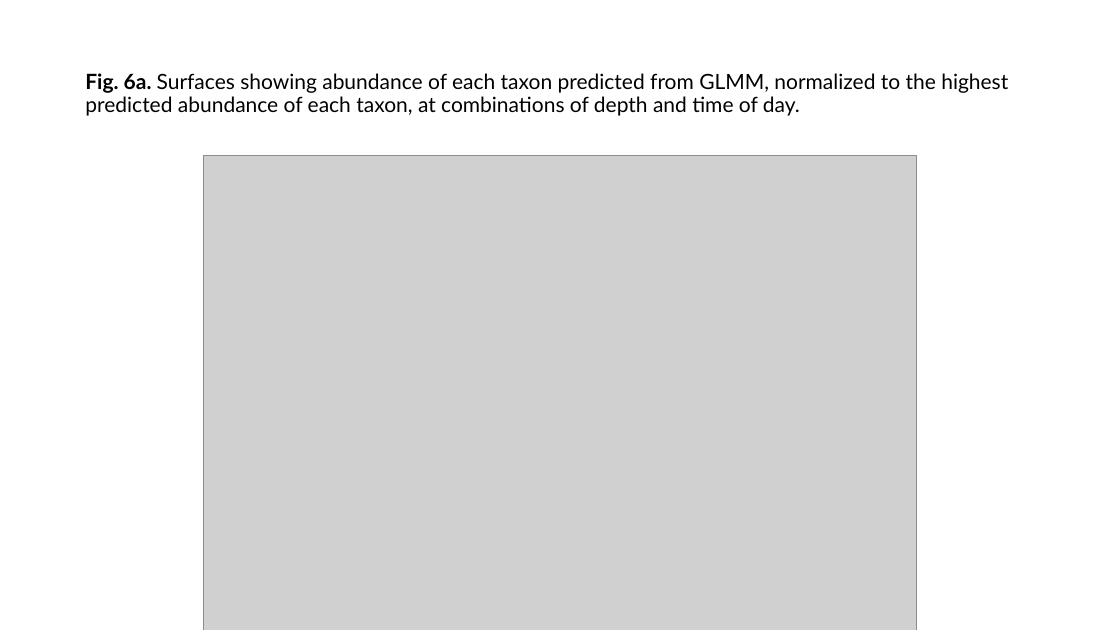
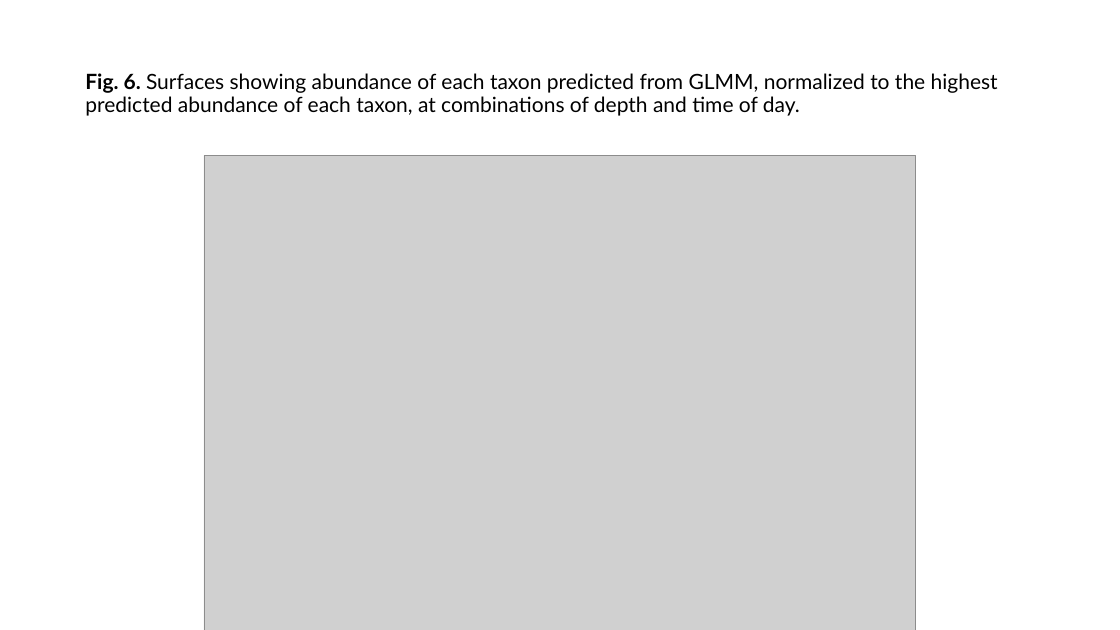
Before and after one commit to LukeABobay/larval-fish-community-analysis, a slide deck: slide 11 of Figures and tables final data set.pptx. Drawn at 1120x630 pixels with LibreOffice and Linux fonts; fonts in the diff are those of the drawing; grey boxes stand for pictures. Boxes give left, top, right and bottom in pixels: in the first picture for what was removed or moved away, otherwise in the second. Text is boxed around its words. In the diff, an @@ line names an element or a change of style, - is before the commit and + after.

Commit message:
Add GLMM results to manuscript

```diff
--- a/Figures and tables final data set.pptx
+++ b/Figures and tables final data set.pptx
@@ title at (85,73,998,116): text changed @@
-Fig. 6a. Surfaces showing abundance of each taxon predicted from GLMM, normalized to the highest predicted abundance of each taxon, at combinations of depth and time of day.
+Fig. 6. Surfaces showing abundance of each taxon predicted from GLMM, normalized to the highest predicted abundance of each taxon, at combinations of depth and time of day.
```
Also in this commit, not shown: 2 other slides changed, 7 other files.
